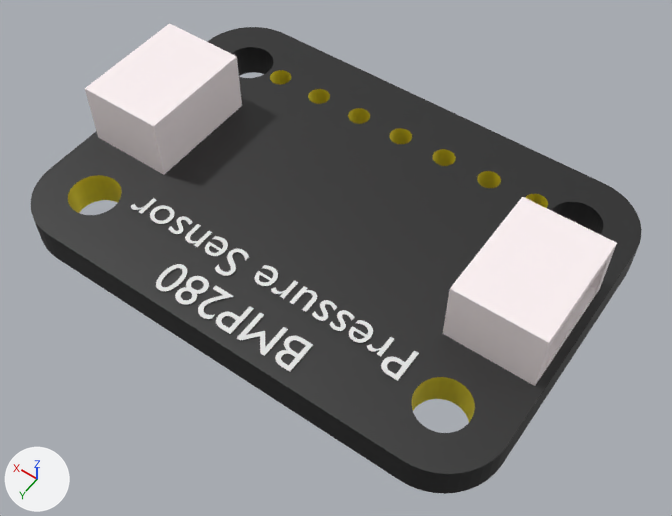
A saved change to the FBX model Assets/Modelos 3D/bmp.fbx.
Before and after are seen from a 50 mm lens placed at (-16.9, 23.3, 33.8), pointed at (-1.4, 1.6, -0.3). Lighting does not change. The marker at lower left points along +X, +Y and +Z. Where no turn or scale is listed for an object, it has been applied to the vertices.

Names of what the first picture shows: 'Texto', 'Texto.001', 'cansat_alpha - adafruit_bmp280_placa-1'.
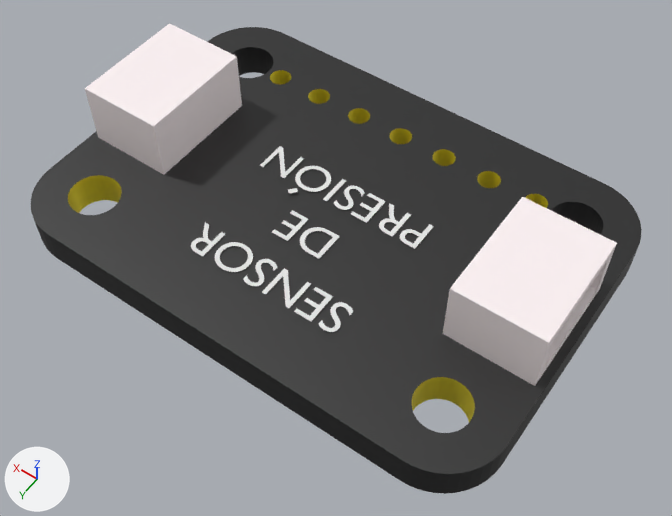
What differs and where, as boxes [x1, y1, x2, y2] in the pictures (672 x 516 px; the box of a moved part takes in the faces that stretch with it):
'Texto.001', reshaped, moved (44% narrower, 40% shorter): before [131, 198, 419, 381]; after [191, 222, 353, 332]
'Texto', reshaped, moved (56% narrower, 54% shorter): before [156, 264, 313, 372]; after [272, 210, 340, 259]
'Texto.007', added: after [260, 146, 434, 249]
part 1 of me_texto_002, deleted: before [131, 198, 419, 381]
part 2 of me_texto_002, moved or reshaped: before [185, 224, 355, 331]; after [191, 222, 353, 332]
part 3 of me_texto_001, rebuilt: before [198, 286, 234, 319]; after [272, 210, 308, 241]
part 4 of me_texto_001, rebuilt (14% taller): before [216, 306, 254, 334]; after [300, 227, 340, 259]
part 5 of me_texto_001, deleted: before [175, 276, 209, 305]
part 6 of me_texto_001, deleted: before [275, 336, 313, 372]
part 7 of me_texto_001, deleted: before [156, 264, 187, 291]
part 8 of me_texto_001, deleted: before [237, 313, 288, 356]

Diff of the bpy script that builds the scene:
```diff
--- a/Assets/Modelos 3D/bmp.fbx.py
+++ b/Assets/Modelos 3D/bmp.fbx.py
@@ me_texto_001 @@
 # used by ob_texto; location = (0.0, 7.29, 0.71)
-me_texto_001.from_pydata(...)  # 554 vertices, 554 faces; spans x -3.8..3.91, y -0.73..0.93, z 0.0
+me_texto_001.from_pydata(...)  # 66 vertices, 64 faces; spans x -1.3..1.41, y -0.71..0.91, z 0.0
+# me_texto_001 part 3: the loose piece of 89 vertices spanning x 0.5..1.53, y -0.71..0.93, z 0.0 is rebuilt with 12 vertices and now spans x 0.47..1.41, y -0.71..0.91, z 0.0
+# me_texto_001 part 4: the loose piece of 56 vertices spanning x -0.62..0.4, y -0.71..0.91, z 0.0 is rebuilt with 54 vertices and now spans x -1.3..0.19, y -0.71..0.91, z 0.0
+# me_texto_001 part 5: the loose piece of 192 vertices spanning x 1.68..2.72, y -0.73..0.93, z 0.0 is deleted
+# me_texto_001 part 6: the loose piece of 106 vertices spanning x -3.8..-2.69, y -0.71..0.91, z 0.0 is deleted
+# me_texto_001 part 7: the loose piece of 96 vertices spanning x 2.86..3.91, y -0.73..0.93, z 0.0 is deleted
+# me_texto_001 part 8: the loose piece of 15 vertices spanning x -2.47..-0.96, y -0.71..0.91, z 0.0 is deleted
@@ me_texto_002 @@
 # used by ob_texto_001; location = (0.0, 5.06, 0.71)
-me_texto_002.from_pydata(...)  # 1251 vertices, 1233 faces; spans x -7.6..7.8, y -0.7..0.9, z 0.0
+me_texto_002.from_pydata(...)  # 456 vertices, 448 faces; spans x -4.2..4.3, y -0.7..0.9, z 0.0
+# me_texto_002 part 1: 7 loose pieces with 550 vertices, spanning x -7.6..7.8, y -0.7..0.9, z 0.0, are deleted
+# me_texto_002 part 2: 40 vertices moved from x -4.4..4.3, y -0.7..0.9, z 0.0 to x -4.2..4.3, y -0.7..0.9, z 0.0; 566 vertices removed from x -4.4..4.5, y -0.7..0.9, z 0.0; 321 vertices added at x -4.2..4.2, y -0.7..0.9, z 0.0
@@ me_texto_008 @@
+me_texto_008.from_pydata(...)  # 394 vertices, 386 faces; spans x -4.49..4.48, y -0.73..0.93, z 0.0
@@ ob_texto @@
 ob_texto = bpy.data.objects.new('Texto', me_texto_001)
-ob_texto.location = (0.0, 7.29, 0.71)
+ob_texto.location = (0.0, 1.84, 0.71)
@@ ob_texto_001 @@
 ob_texto_001 = bpy.data.objects.new('Texto.001', me_texto_002)
-ob_texto_001.location = (0.0, 5.06, 0.71)
+ob_texto_001.location = (0.0, 4.78, 0.71)
@@ ob_texto_007 @@
+ob_texto_007 = bpy.data.objects.new('Texto.007', me_texto_008)
+ob_texto_007.location = (0.0, -1.16, 0.71)
```
